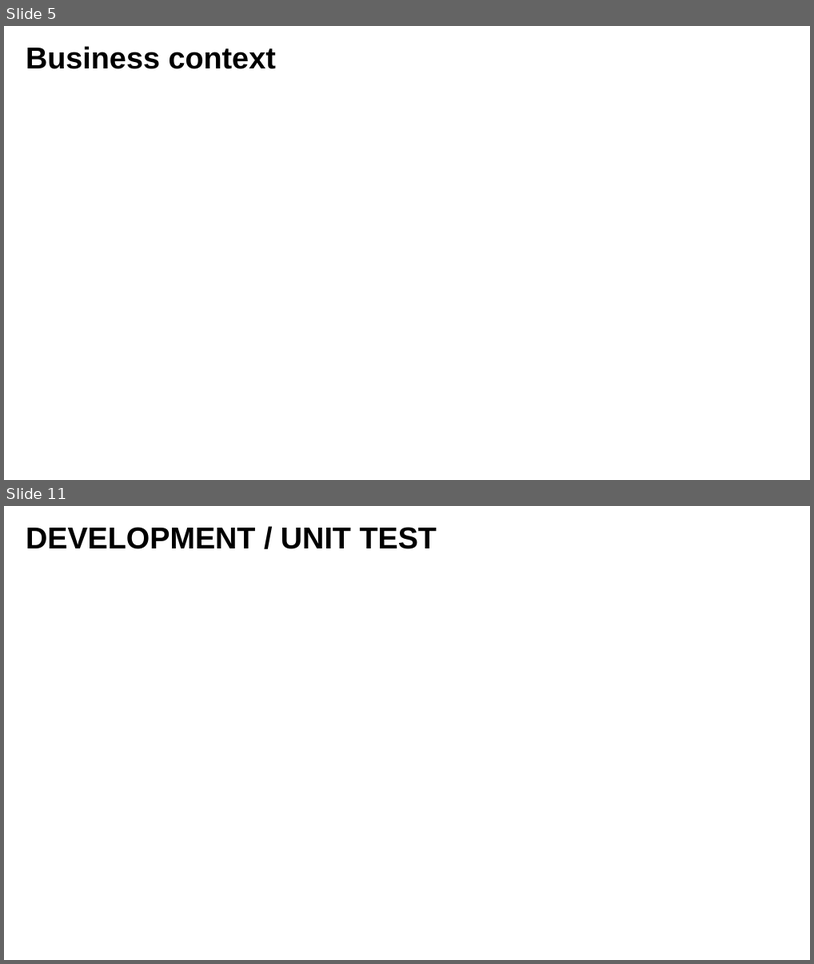
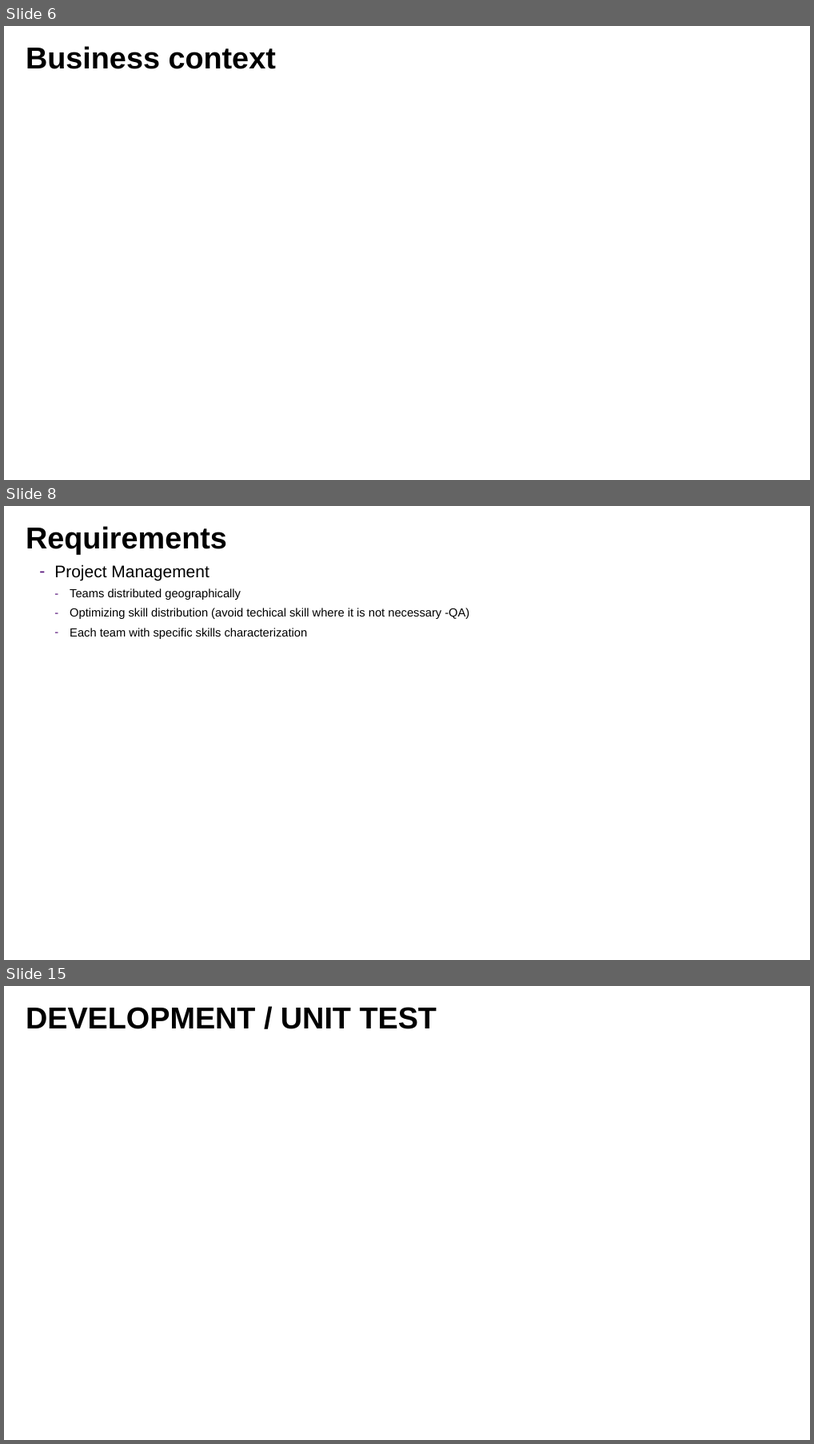
Before and after one commit to lbennardis/microS_code2016_DOCS, a slide deck: luigiBennardisMicroservices.pptx. Shown one above the other, each under a label of ours: slides 5 and 11 before the commit, slides 6, 8 and 15 after it; the slides between them are not shown. The pictures are 814x964 and 814x1444 pixels, drawn with LibreOffice and Linux fonts; fonts in the diff are those of the drawing; background and template pictures are left out. Boxes give left, top, right and bottom in pixels: in the first picture for what was removed or moved away, otherwise in the second. Text is boxed around its words. In the diff, an @@ line names an element or a change of style, - is before the commit and + after.

```diff
--- a/luigiBennardisMicroservices.pptx
+++ b/luigiBennardisMicroservices.pptx
@@ slide 8 added at (4,506,810,960), background picture (left out) @@
@@ title added at (26,526,227,554), 72 pt, text #000000, bold @@
+Requirements
@@ text added at (54,564,470,639), 28 pt, text #000000 @@
+  – Project Management
+    – Teams distributed geographically
+    – Optimizing skill distribution (avoid techical skill where it is not necessary -QA)
+    – Each team with specific skills characterization
@@ what was slide 5 is now slide 6 @@
@@ what was slide 11 is now slide 15 @@
```
Also in this commit, not shown: 7 slides changed, 5 other slides added, 1 slide removed, 1 other file.
